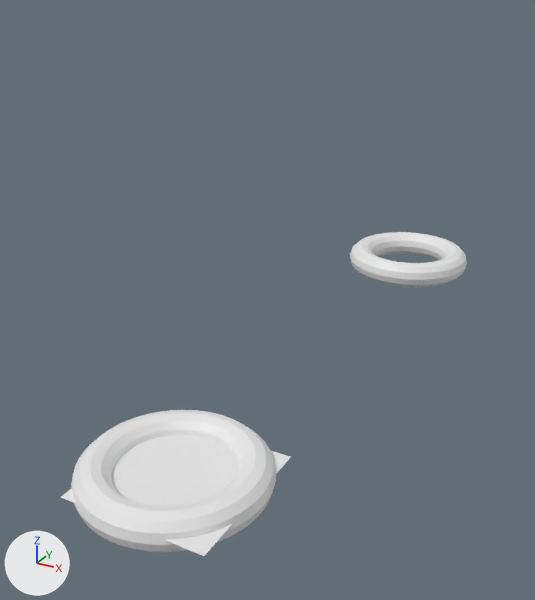
Before and after pictures for a commit that changed the glTF model exportedmodel.glb.
One viewpoint serves both versions: a camera (50 mm lens) standing at (7.89, -12.51, 5.59) and looking at (2.04, -1.88, 0.27). Lighting does not change. The marker at lower left points along +X, +Y and +Z. Where no turn or scale is listed for an object, it has been applied to the vertices.

The scene before the commit, as lines of its bpy script (objects in view):
```python
me_grid = bpy.data.meshes.new('Grid')
me_grid.from_pydata(...)  # 121 vertices, 200 faces; spans x -1.0..1.0, y -1.0..1.0, z 0.0
me_torus = bpy.data.meshes.new('Torus')
me_torus.from_pydata(...)  # a torus around z (ring radius 1.0, tube radius 0.25) spanning x -1.25..1.25, y -1.25..1.25, z -0.25..0.25
me_torus_001 = bpy.data.meshes.new('Torus.001')
me_torus_001.from_pydata(...)  # a torus around z (ring radius 1.0, tube radius 0.25) spanning x -1.25..1.25, y -1.25..1.25, z -0.25..0.25
ob_grid = bpy.data.objects.new('Grid', me_grid)
ob_grid.location = (3.39, -6.53, 0.0)
ob_torus = bpy.data.objects.new('Torus', me_torus)
ob_torus.location = (3.26, 2.23, -0.06)
ob_torus_001 = bpy.data.objects.new('Torus.001', me_torus_001)
ob_torus_001.location = (3.26, -6.46, -0.06)
```
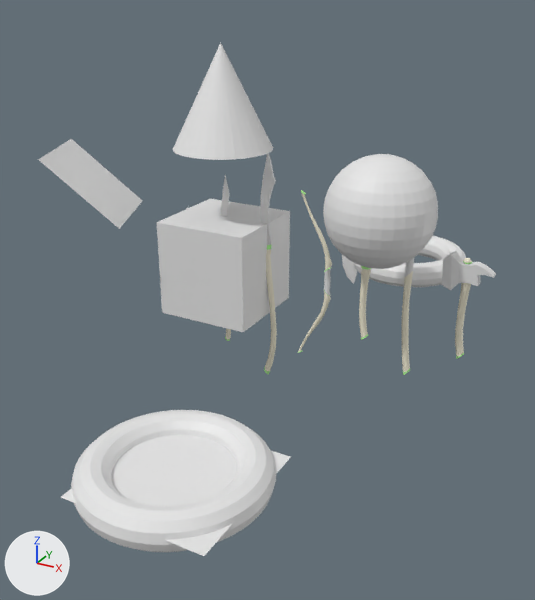
Changed parts and their boxes [x1, y1, x2, y2] in the pictures (535 x 600 px):
'Cube', added
    after: [157, 199, 290, 332]
'Sphere', added
    after: [323, 154, 438, 269]
'Cone', added
    after: [173, 43, 273, 160]
'Plane', added
    after: [38, 139, 142, 229]
'ElvenHammer', added
    after: [442, 251, 496, 359]
'ElvenPolearm', added
    after: [260, 152, 277, 375]
'ElvenStaff', added
    after: [402, 258, 414, 375]
'ElvenAxe', added
    after: [342, 255, 371, 340]
'ElvenBow', added
    after: [298, 190, 332, 353]
'ElvenLongSword', added
    after: [221, 175, 231, 341]

Patch to the scene script:
```diff
--- a/exportedmodel.glb.py
+++ b/exportedmodel.glb.py
@@ me_plane @@
+me_plane.from_pydata([(-0.26, -1.22, 0.68), (1.08, -0.61, -0.68), (-1.08, 0.61, 0.68), (0.26, 1.22, -0.68)], [], [(0, 1, 3), (0, 3, 2)])
@@ ob_elvenshortsword @@
+ob_elvenshortsword = bpy.data.objects.new('ElvenShortSword', me_mefeysword)  # 86 vertices, 164 faces; spans x -0.11..0.14, y -0.04..0.09, z -1.08..1.09; in mat_silver (light grey #e4e4e4), mat_wood (white #f6f0d9), mat_greengold (green #b5f89b)
+ob_elvenshortsword.location = (-1.0, 0.0, 0.0)
@@ ob_elvenlongsword @@
+ob_elvenlongsword = bpy.data.objects.new('ElvenLongSword', me_mefeylongsword)  # 105 vertices, 202 faces; spans x -0.18..0.11, y -0.04..0.08, z -1.89..1.89; in mat_silver (light grey #e4e4e4), mat_wood (white #f6f0d9), mat_greengold (green #b5f89b)
+ob_elvenlongsword.location = (0.0, 0.0, 0.0)
@@ ob_elvenpolearm @@
+ob_elvenpolearm = bpy.data.objects.new('ElvenPolearm', me_mefeypolearm)  # 104 vertices, 204 faces; spans x -0.17..0.22, y -0.05..0.09, z -2.46..2.47; in mat_silver (light grey #e4e4e4), mat_wood (white #f6f0d9), mat_greengold (green #b5f89b)
+ob_elvenpolearm.location = (1.0, 0.0, 0.0)
@@ ob_elvenhammer @@
+ob_elvenhammer = bpy.data.objects.new('ElvenHammer', me_mefeyhammer)  # 104 vertices, 188 faces; spans x -0.36..0.55, y -0.13..0.15, z -1.03..1.04; in mat_silver (light grey #e4e4e4), mat_wood (white #f6f0d9), mat_greengold (green #b5f89b)
+ob_elvenhammer.location = (5.0, 0.0, 0.0)
@@ ob_elvenaxe @@
+ob_elvenaxe = bpy.data.objects.new('ElvenAxe', me_mefeyaxe)  # 122 vertices, 236 faces; spans x -0.34..0.38, y -0.1..0.05, z -1.08..1.03; in mat_silver (light grey #e4e4e4), mat_wood (white #f6f0d9), mat_greengold (green #b5f89b)
+ob_elvenaxe.location = (3.0, 0.0, 0.0)
@@ ob_elvenbow @@
+ob_elvenbow = bpy.data.objects.new('ElvenBow', me_mefeybow)  # 162 vertices, 320 faces; spans x -0.26..0.46, y -0.06..0.05, z -1.73..1.8; in mat_silver (light grey #e4e4e4), mat_wood (white #f6f0d9), mat_greengold (green #b5f89b)
+ob_elvenbow.location = (2.0, 0.0, 0.0)
@@ ob_elvenstaff @@
+ob_elvenstaff = bpy.data.objects.new('ElvenStaff', me_mefeystaff)  # 126 vertices, 248 faces; spans x -0.07..0.19, y -0.08..0.11, z -1.64..1.62; in mat_silver (light grey #e4e4e4), mat_wood (white #f6f0d9), mat_greengold (green #b5f89b)
+ob_elvenstaff.location = (4.0, 0.0, 0.0)
@@ ob_sphere @@
+ob_sphere = bpy.data.objects.new('Sphere', me_sphere)  # a UV sphere (32 segments, 16 rings, poles along z) spanning x -1.0..1.0, y -1.0..1.0, z -1.0..1.0
+ob_sphere.location = (3.56, -0.53, 1.76)
@@ ob_cube @@
+ob_cube = bpy.data.objects.new('Cube', me_cube)  # a box spanning x -1.0..1.0, y -1.0..1.0, z -1.0..1.0; in mat_material (white #e7e7e7)
+ob_cube.location = (0.0, 0.0, 0.0)
@@ ob_plane @@
+ob_plane = bpy.data.objects.new('Plane', me_plane)
+ob_plane.location = (-2.5, -1.06, 1.66)
@@ ob_cone @@
+ob_cone = bpy.data.objects.new('Cone', me_cone)  # a 32-sided cone pointing to +z spanning x -1.0..1.0, y -1.0..1.0, z -1.0..1.0
+ob_cone.location = (0.0, 0.0, 3.41)
```
